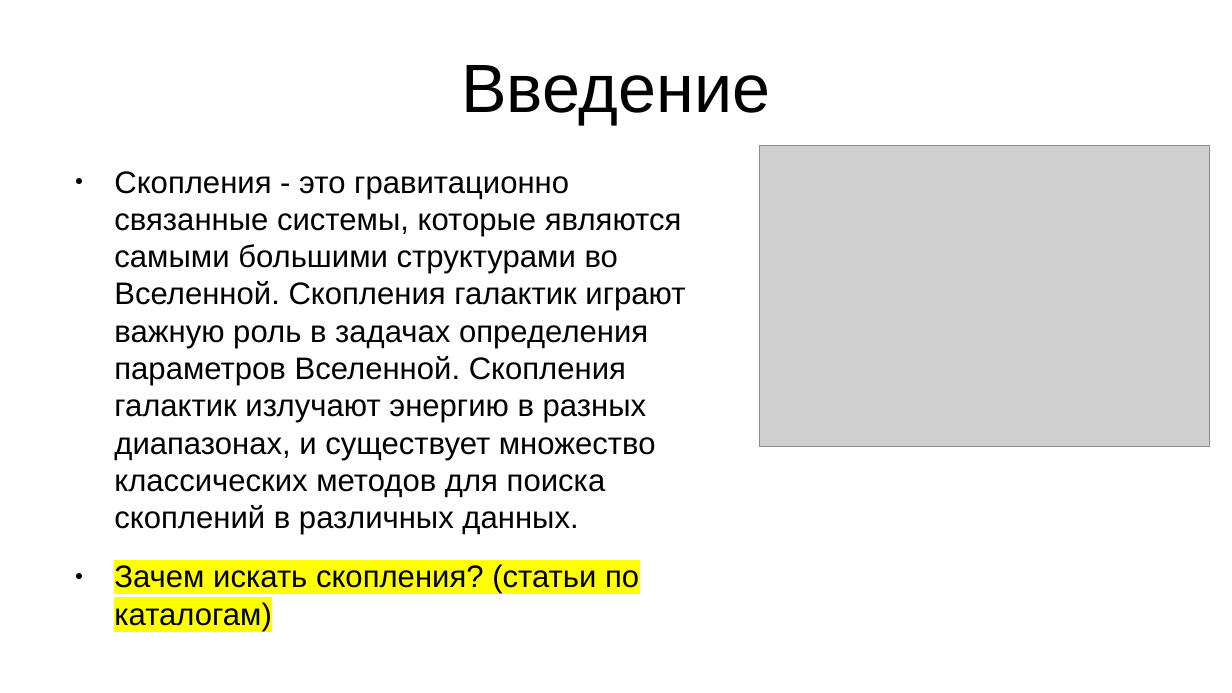
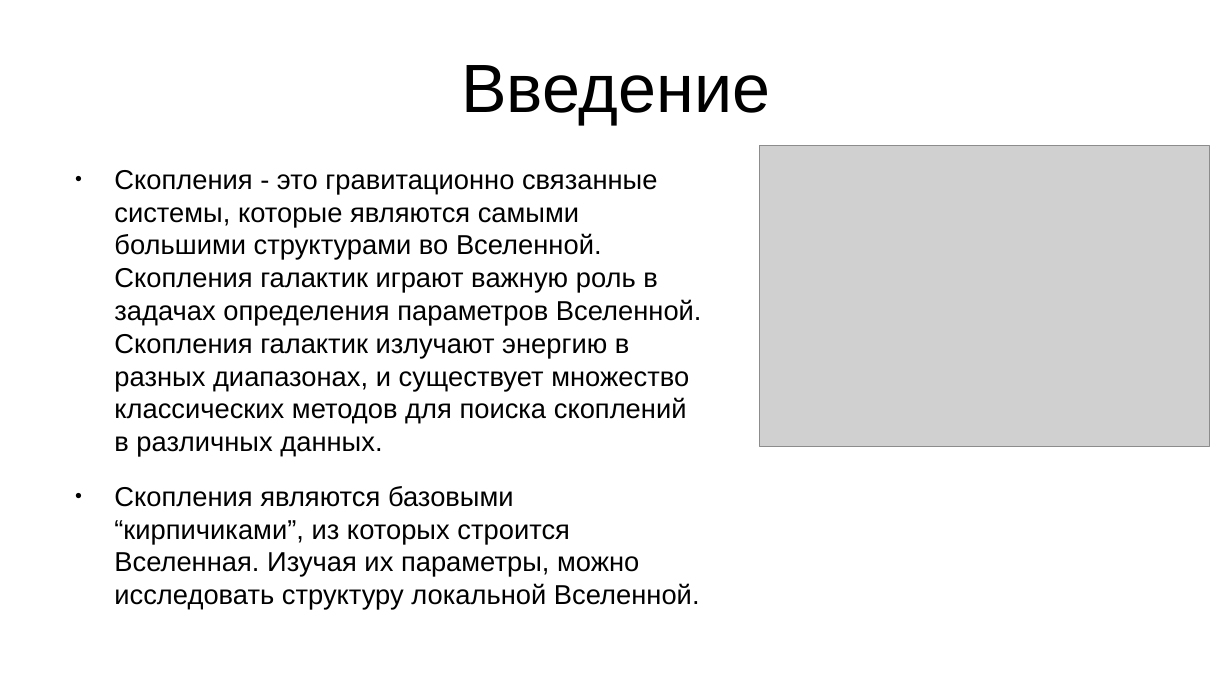
Before and after one commit to rt2122/data-segmentation-2, a slide deck: slide 2 of text/presentation_7sem.odp. Drawn at 1232x693 pixels with LibreOffice and Linux fonts; fonts in the diff are those of the drawing; grey boxes stand for pictures. Boxes give left, top, right and bottom in pixels: in the first picture for what was removed or moved away, otherwise in the second. Text is boxed around its words. In the diff, an @@ line names an element or a change of style, - is before the commit and + after.

```diff
--- a/text/presentation_7sem.odp
+++ b/text/presentation_7sem.odp
@@ text at [114,170,702,456]: size 20 to 17.6 pt in "Скопления - это гравитационно связанные системы, которые ..." @@
@@ text at [114,486,639,576]: text changed; size 20 to 17.6 pt @@
-● Зачем искать скопления? (статьи по каталогам)
+● Скопления являются базовыми “кирпичиками”, из которых строится Вселенная. Изучая их параметры, можно исследовать структуру локальной Вселенной.
```
Also in this commit, not shown: 2 other slides changed, 4 other files.
